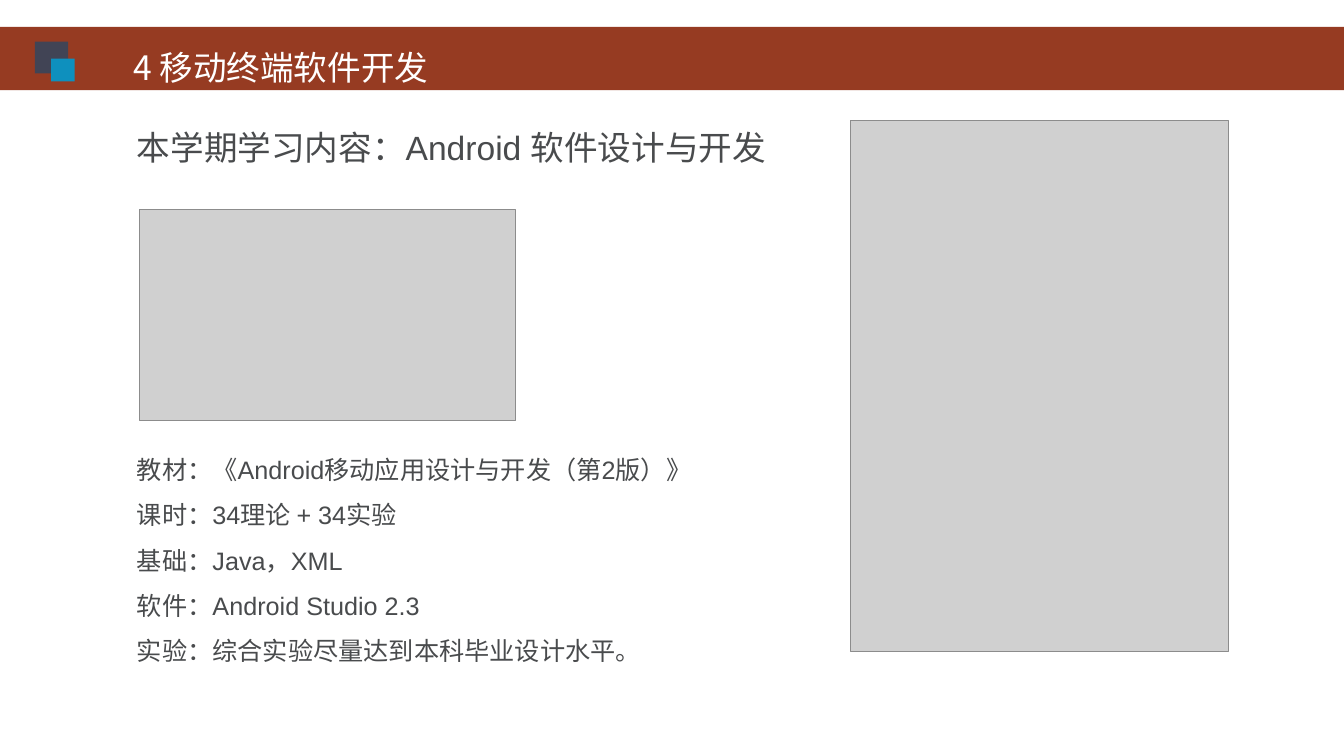
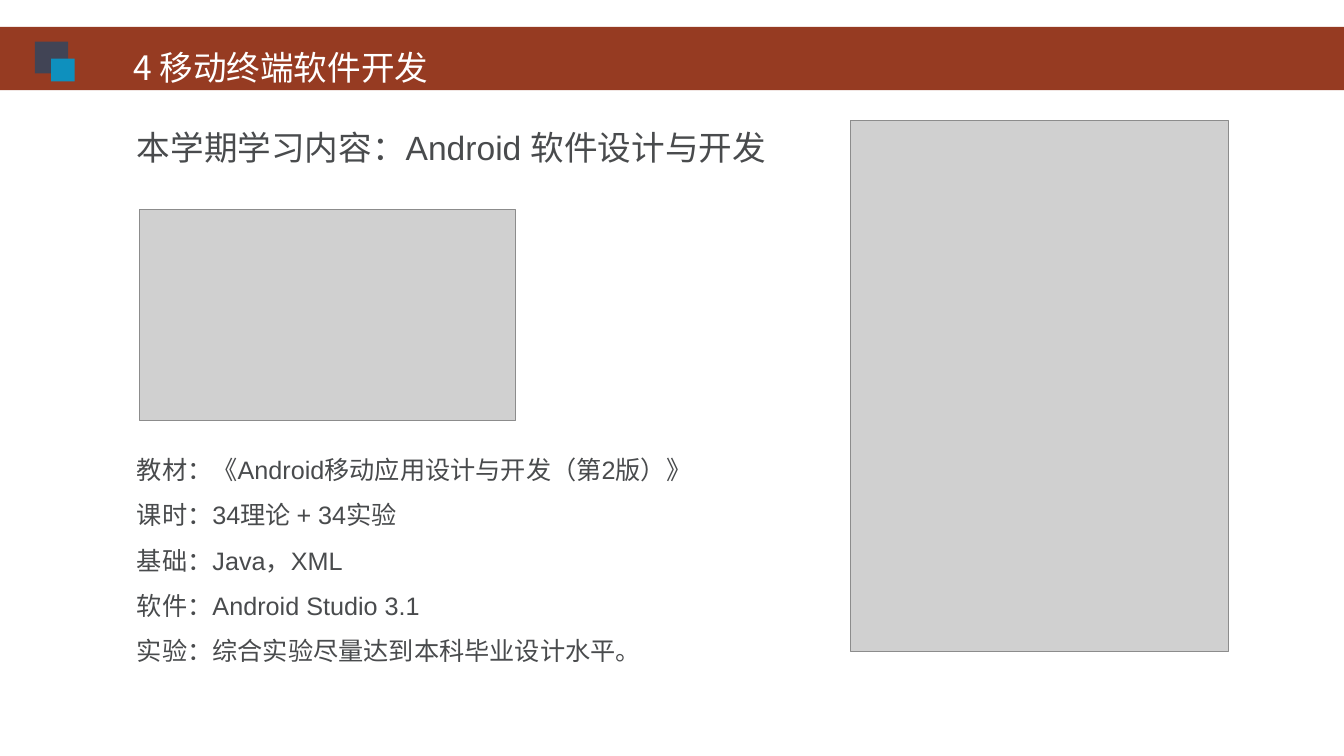
Before and after one commit to HBU/Android-PPT, a slide deck: slide 8 of 00.0 -- 移动开发 -- 第00章.ppt. Drawn at 1344x756 pixels with LibreOffice and Linux fonts; fonts in the diff are those of the drawing; grey boxes stand for pictures; background and template pictures are left out. Boxes give left, top, right and bottom in pixels: in the first picture for what was removed or moved away, otherwise in the second. Text is boxed around its words. In the diff, an @@ line names an element or a change of style, - is before the commit and + after.

```diff
--- a/00.0 -- 移动开发 -- 第00章.ppt
+++ b/00.0 -- 移动开发 -- 第00章.ppt
@@ text at (137,594,420,617): text changed @@
-软件：Android Studio 2.3
+软件：Android Studio 3.1
```
Also in this commit, not shown: 6 other slides changed, 2 other files.
